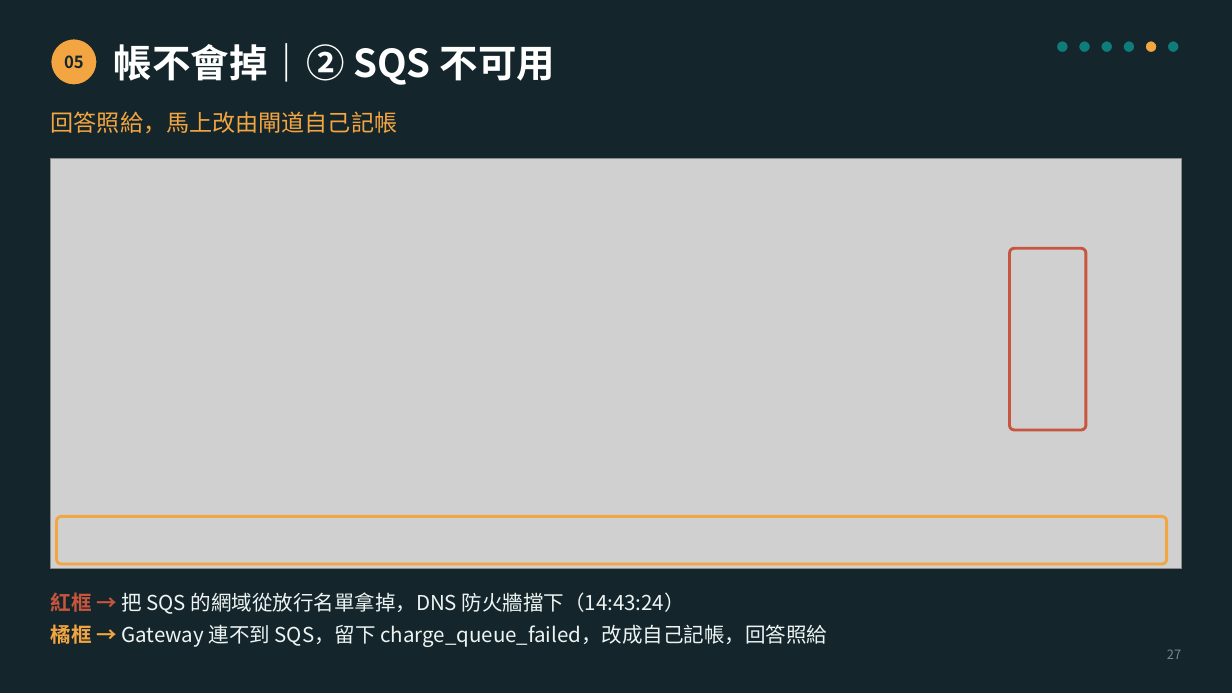
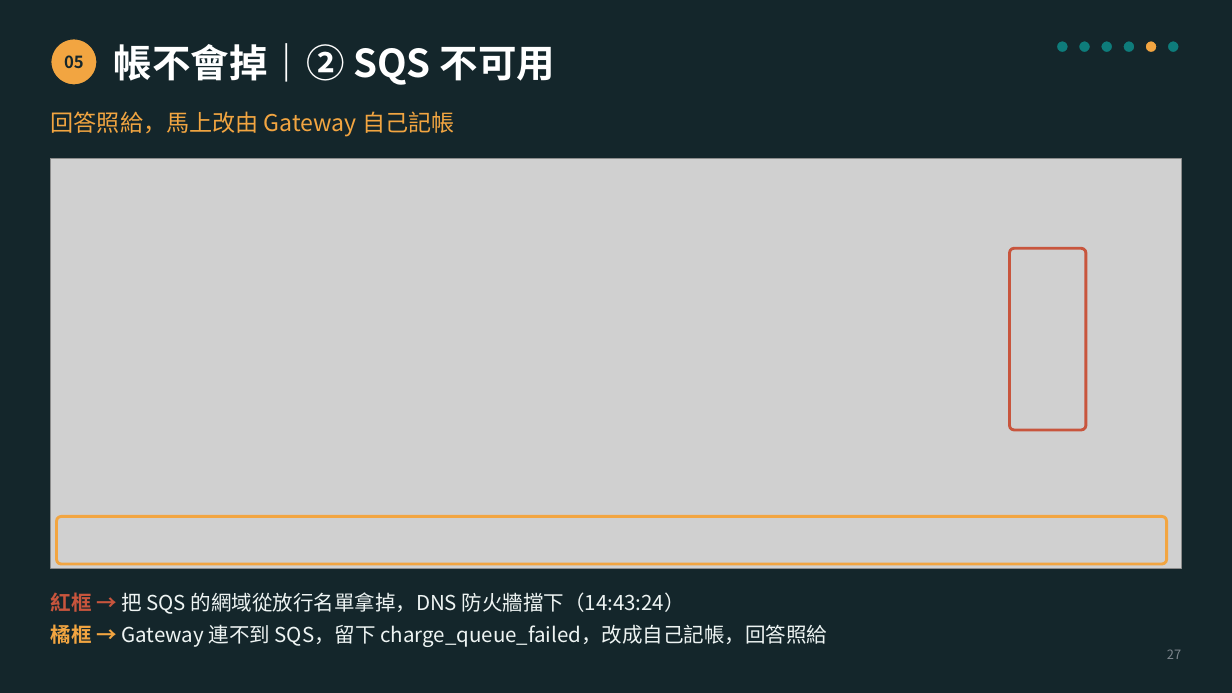
Before and after one commit to Poyu-Tu/llm-gateway, a slide deck: slide 27 of docs/slides/llm-gateway-slides-10min-v6.2.pptx. Drawn at 1232x693 pixels with LibreOffice and Linux fonts; fonts in the diff are those of the drawing; grey boxes stand for pictures. Boxes give left, top, right and bottom in pixels: in the first picture for what was removed or moved away, otherwise in the second. Text is boxed around its words. In the diff, an @@ line names an element or a change of style, - is before the commit and + after.

```diff
--- a/docs/slides/llm-gateway-slides-10min-v6.2.pptx
+++ b/docs/slides/llm-gateway-slides-10min-v6.2.pptx
@@ text at [51,111,454,137]: text changed @@
-回答照給，馬上改由閘道自己記帳
+回答照給，馬上改由 Gateway 自己記帳
```
Also in this commit, not shown: 9 other slides changed, 1 other file.
